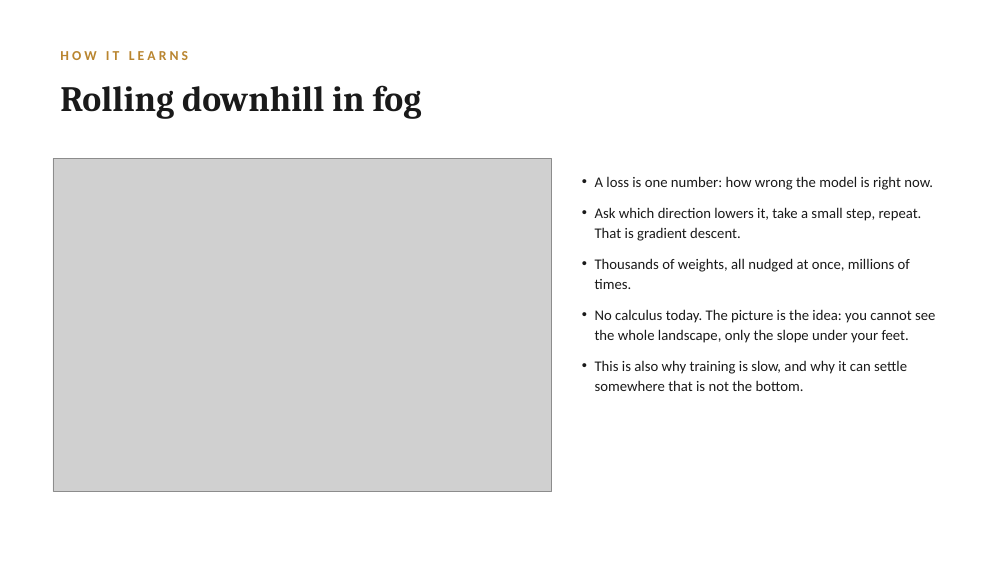
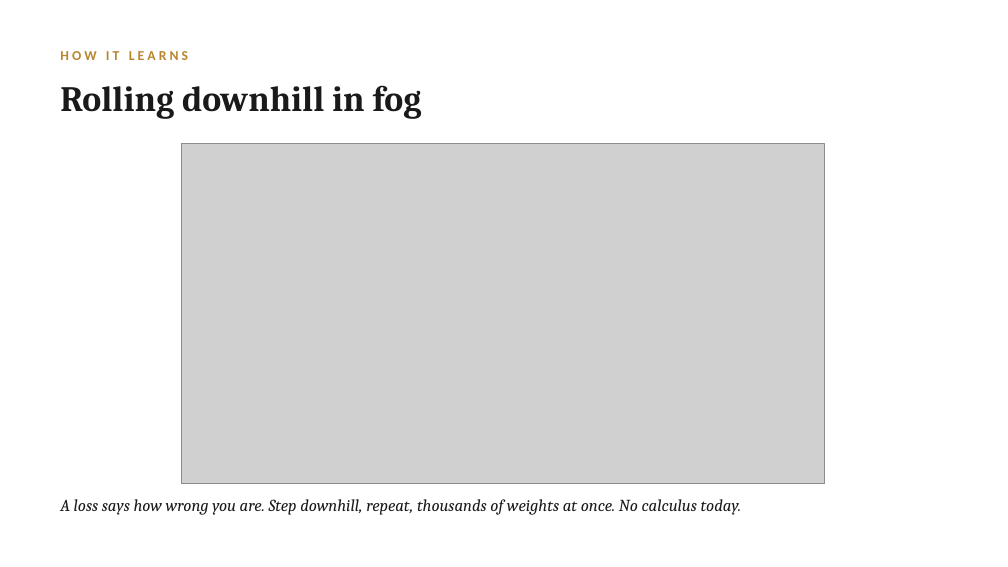
Before and after one commit to lucianli123/culture-as-data-2026, a slide deck: slide 10 of slides/week-04-lecture-draft.pptx (slide 8 before the commit). Drawn at 1008x567 pixels with LibreOffice and Linux fonts; fonts in the diff are those of the drawing; grey boxes stand for pictures. Boxes give left, top, right and bottom in pixels: in the first picture for what was removed or moved away, otherwise in the second. Text is boxed around its words. In the diff, an @@ line names an element or a change of style, - is before the commit and + after.

```diff
--- a/slides/week-04-lecture-draft.pptx
+++ b/slides/week-04-lecture-draft.pptx
@@ picture: place and size @@
-picture at box(53, 159, 552, 492)
+picture at box(181, 144, 824, 484)
@@ text "A loss says how wrong ..." at box(60, 499, 741, 515): vertical alignment top to middle @@
@@ text at box(60, 499, 741, 515): text changed; size 14 to 16 pt; font Calibri to Cambria; italic on @@
-• A loss is one number: how wrong the model is right now.
-• Ask which direction lowers it, take a small step, repeat. That is gradient descent.
-• Thousands of weights, all nudged at once, millions of times.
-• No calculus today. The picture is the idea: you cannot see the whole landscape, only the slope under your feet.
-• This is also why training is slow, and why it can settle somewhere that is not the bottom.
+A loss says how wrong you are. Step downhill, repeat, thousands of weights at once. No calculus today.
```
Also in this commit, not shown: 11 other slides changed, 5 slides added, 2 slides removed, 3 other files.
